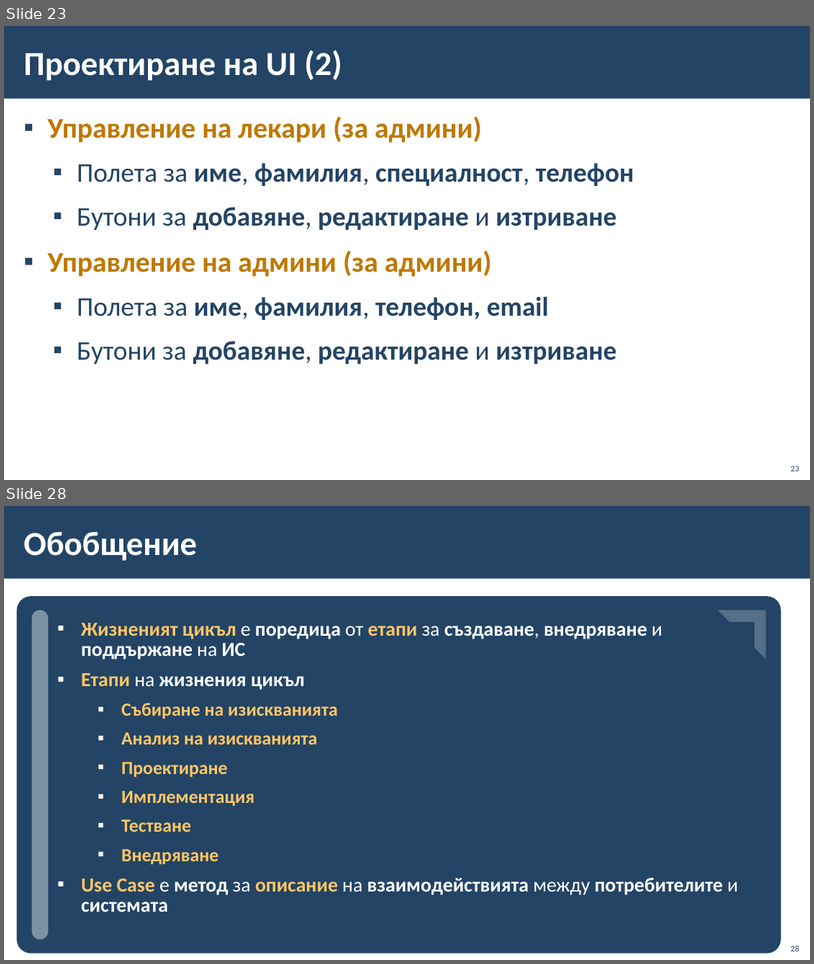
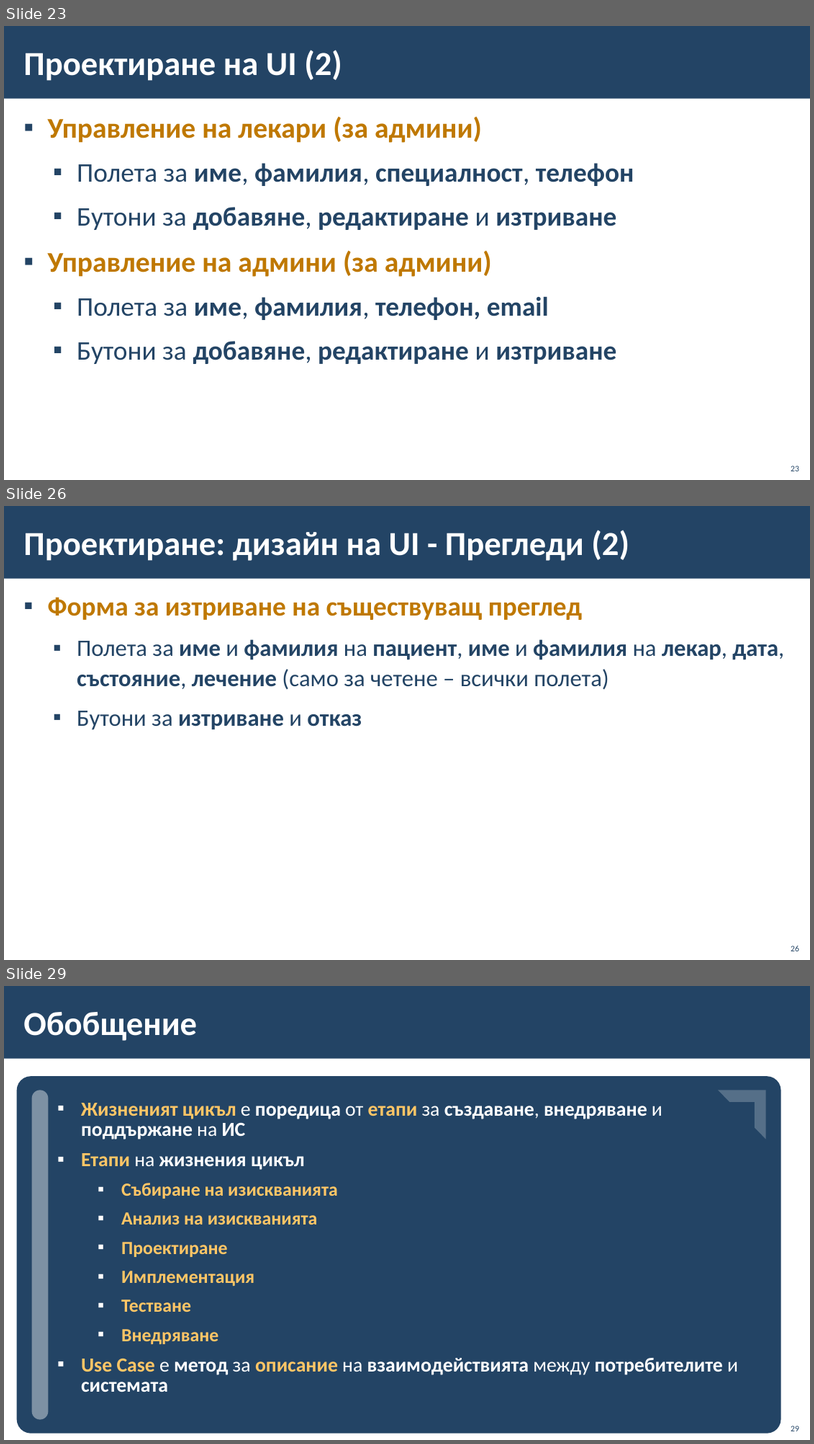
Before and after one commit to BG-IT-Edu/School-Programming, a slide deck: Courses/Software-Sciences/Module-4-Information-Systems-New/09-Lifecycle-of-Information-System/09-Lifecycle-of-Information-System.pptx. Shown one above the other, each under a label of ours: slides 23 and 28 before the commit, slides 23, 26 and 29 after it; the slides between them are not shown. The pictures are 814x964 and 814x1444 pixels, drawn with LibreOffice and Linux fonts; fonts in the diff are those of the drawing; background and template pictures are left out. Boxes give left, top, right and bottom in pixels: in the first picture for what was removed or moved away, otherwise in the second. Text is boxed around its words. In the diff, an @@ line names an element or a change of style, - is before the commit and + after.

```diff
--- a/Courses/Software-Sciences/Module-4-Information-Systems-New/09-Lifecycle-of-Information-System/09-Lifecycle-of-Information-System.pptx
+++ b/Courses/Software-Sciences/Module-4-Information-Systems-New/09-Lifecycle-of-Information-System/09-Lifecycle-of-Information-System.pptx
@@ slide 26 added at <box>4,506,810,960</box>, background #FFFFFF; not listed: 1 template element that a slide beside it also shows @@
@@ title added at <box>23,530,630,561</box>, 40 pt, text #FFFFFF, bold @@
+Проектиране: дизайн на UI - Прегледи (2)
@@ text added at <box>48,597,784,730</box>, 28 pt, text #234465, bold @@
+▪ Форма за изтриване на съществуващ преглед
+  ▪ Полета за име и фамилия на пациент, име и фамилия на лекар, дата, състояние, лечение (само за четене – всички полета)
+  ▪ Бутони за изтриване и отказ
@@ page number added at <box>791,945,800,951</box>, 10 pt, text #234465 @@
+26
@@ what was slide 28 is now slide 29 @@
```
Also in this commit, not shown: 4 slides changed.
